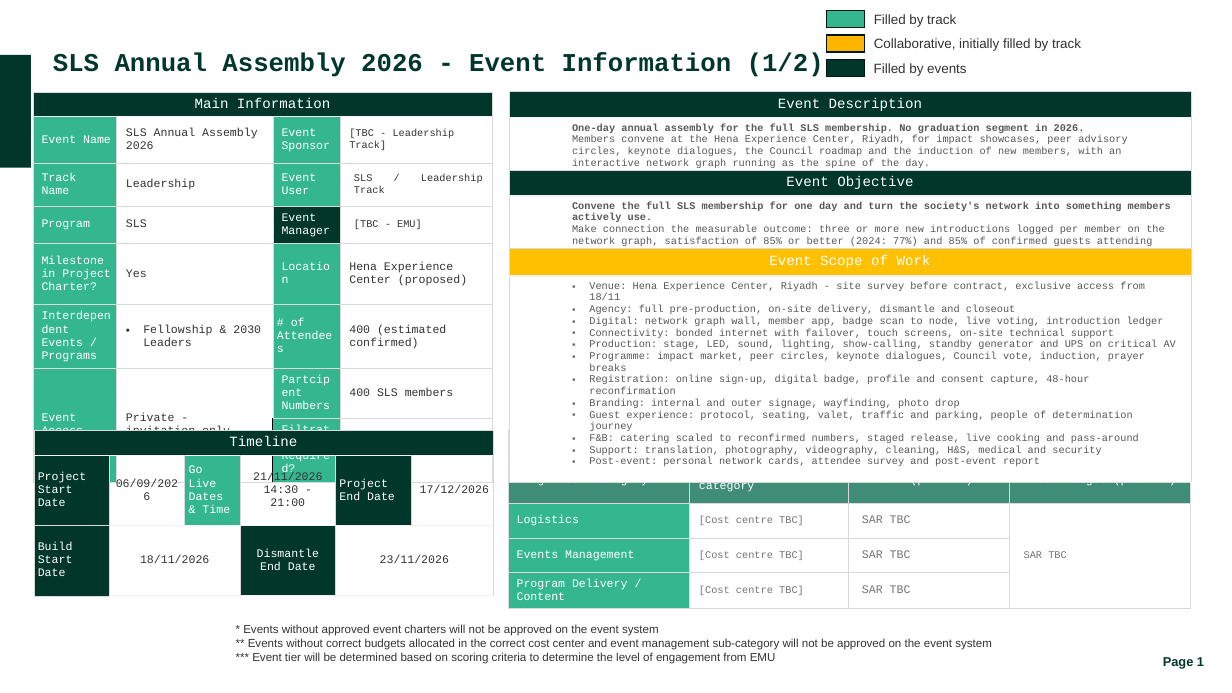
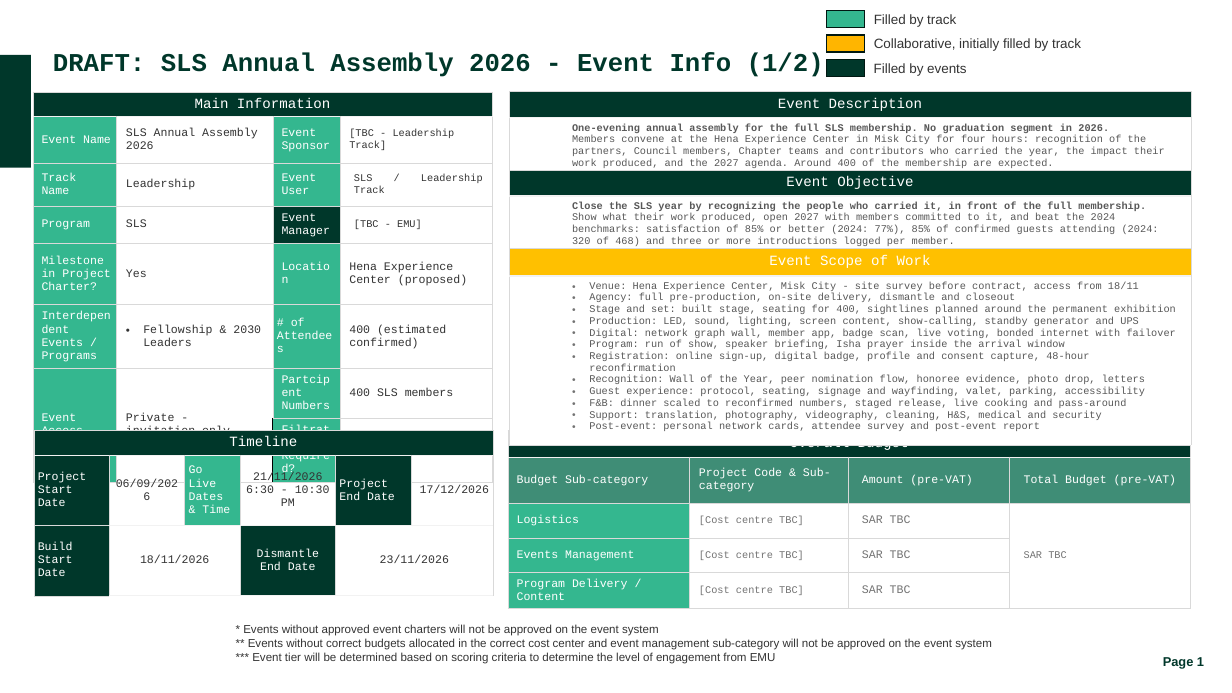
Before and after one commit to bandarMi/QAFZA-4.0, a slide deck: slide 1 of events/sls-annual-assembly-2026/SLS_Annual_Assembly_2026_Event_Charter.pptx. Drawn at 1232x693 pixels with LibreOffice and Linux fonts; fonts in the diff are those of the drawing; background and template pictures are left out. Boxes give left, top, right and bottom in pixels: in the first picture for what was removed or moved away, otherwise in the second. Text is boxed around its words. In the diff, an @@ line names an element or a change of style, - is before the commit and + after.

```diff
--- a/events/sls-annual-assembly-2026/SLS_Annual_Assembly_2026_Event_Charter.pptx
+++ b/events/sls-annual-assembly-2026/SLS_Annual_Assembly_2026_Event_Charter.pptx
@@ text at [53, 52, 824, 77]: text changed @@
-SLS Annual Assembly 2026 - Event Information (1/2)
+DRAFT: SLS Annual Assembly 2026 - Event Info (1/2)
@@ table at [509, 91, 1191, 190] @@
-row 2, column 1: One-day annual assembly for the full SLS membership. No graduation segment in 2026. / Members convene at the Hena Experience Center, Riyadh, for impact showcases, peer advisory circles, keynote dialogues, the Council roadmap and the induction of new members, with an interactive network graph running as the spine of the day.
+row 2, column 1: One-evening annual assembly for the full SLS membership. No graduation segment in 2026. / Members convene at the Hena Experience Center in Misk City for four hours: recognition of the partners, Council members, Chapter teams and contributors who carried the year, the impact their work produced, and the 2027 agenda. Around 400 of the membership are expected.
@@ table at [509, 170, 1191, 269] @@
-row 2, column 1: Convene the full SLS membership for one day and turn the society's network into something members actively use. / Make connection the measurable outcome: three or more new introductions logged per member on the network graph, satisfaction of 85% or better (2024: 77%) and 85% of confirmed guests attending (2024: 320 of 468).
+row 2, column 1: Close the SLS year by recognizing the people who carried it, in front of the full membership. / Show what their work produced, open 2027 with members committed to it, and beat the 2024 benchmarks: satisfaction of 85% or better (2024: 77%), 85% of confirmed guests attending (2024: 320 of 468) and three or more introductions logged per member.
@@ table at [509, 248, 1191, 435] @@
-row 2, column 1: Venue: Hena Experience Center, Riyadh - site survey before contract, exclusive access from 18/11 / Agency: full pre-production, on-site delivery, dismantle and closeout / Digital: network graph wall, member app, badge scan to node, live voting, introduction ledger / Connectivity: bonded internet with failover, touch screens, on-site technical support / Production: stage, LED, sound, lighting, show-calling, standby generator and UPS on critical AV / Programme: impact market, peer circles, keynote dialogues, Council vote, induction, prayer breaks / Registration: online sign-up, digital badge, profile and consent capture, 48-hour reconfirmation / Branding: internal and outer signage, wayfinding, photo drop / Guest experience: protocol, seating, valet, traffic and parking, people of determination journey / F&B: catering scaled to reconfirmed numbers, staged release, live cooking and pass-around / Support: translation, photography, videography, cleaning, H&S, medical and security / Post-event: personal network cards, attendee survey and post-event report
+row 2, column 1: Venue: Hena Experience Center, Misk City - site survey before contract, access from 18/11 / Agency: full pre-production, on-site delivery, dismantle and closeout / Stage and set: built stage, seating for 400, sightlines planned around the permanent exhibition / Production: LED, sound, lighting, screen content, show-calling, standby generator and UPS / Digital: network graph wall, member app, badge scan, live voting, bonded internet with failover / Program: run of show, speaker briefing, Isha prayer inside the arrival window / Registration: online sign-up, digital badge, profile and consent capture, 48-hour reconfirmation / Recognition: Wall of the Year, peer nomination flow, honoree evidence, photo drop, letters / Guest experience: protocol, seating, signage and wayfinding, valet, parking, accessibility / F&B: dinner scaled to reconfirmed numbers, staged release, live cooking and pass-around / Support: translation, photography, videography, cleaning, H&S, medical and security / Post-event: personal network cards, attendee survey and post-event report
@@ table at [34, 431, 494, 596] @@
-row 2, column 4: 21/11/2026 / 14:30 - 21:00
+row 2, column 4: 21/11/2026 / 6:30 - 10:30 PM
```
Also in this commit, not shown: 1 other slide changed, 5 other files.
